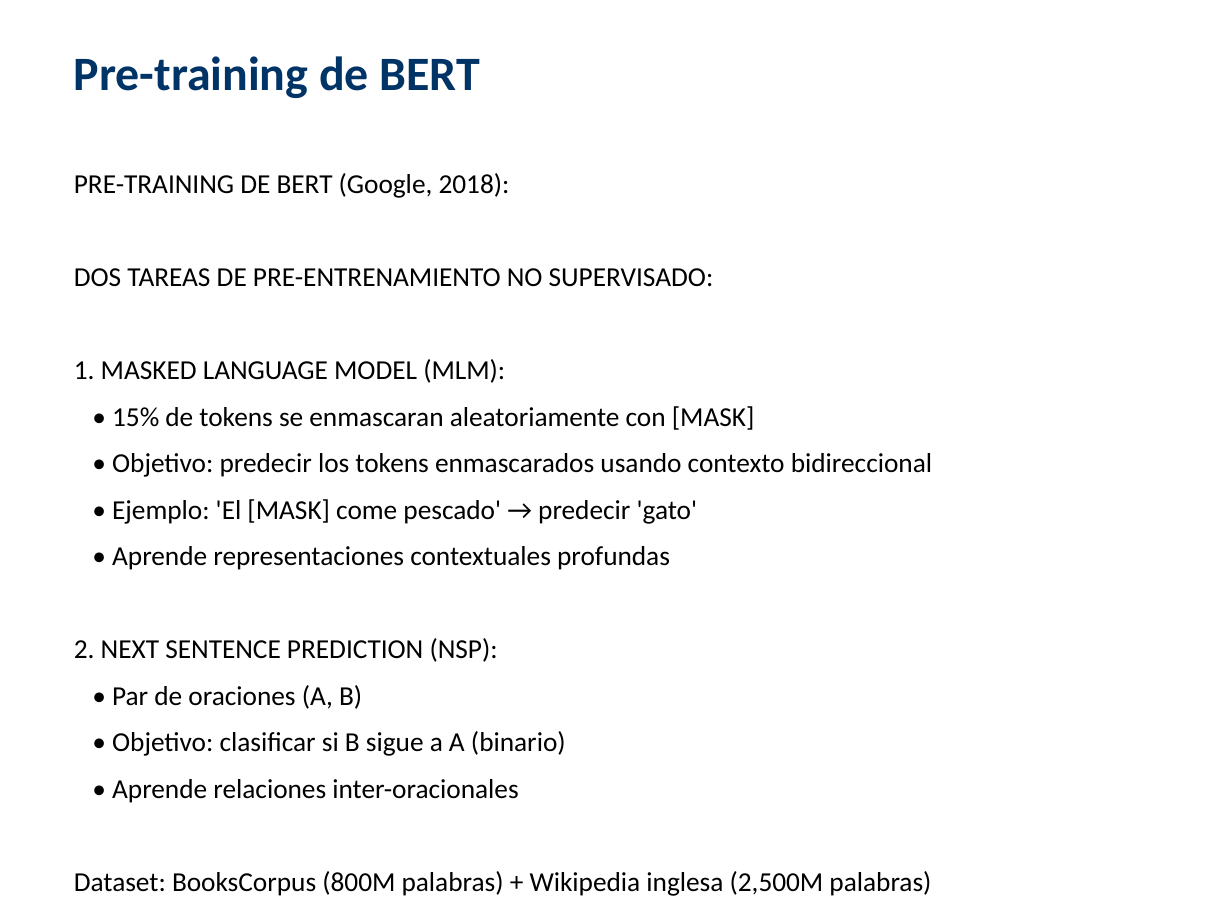
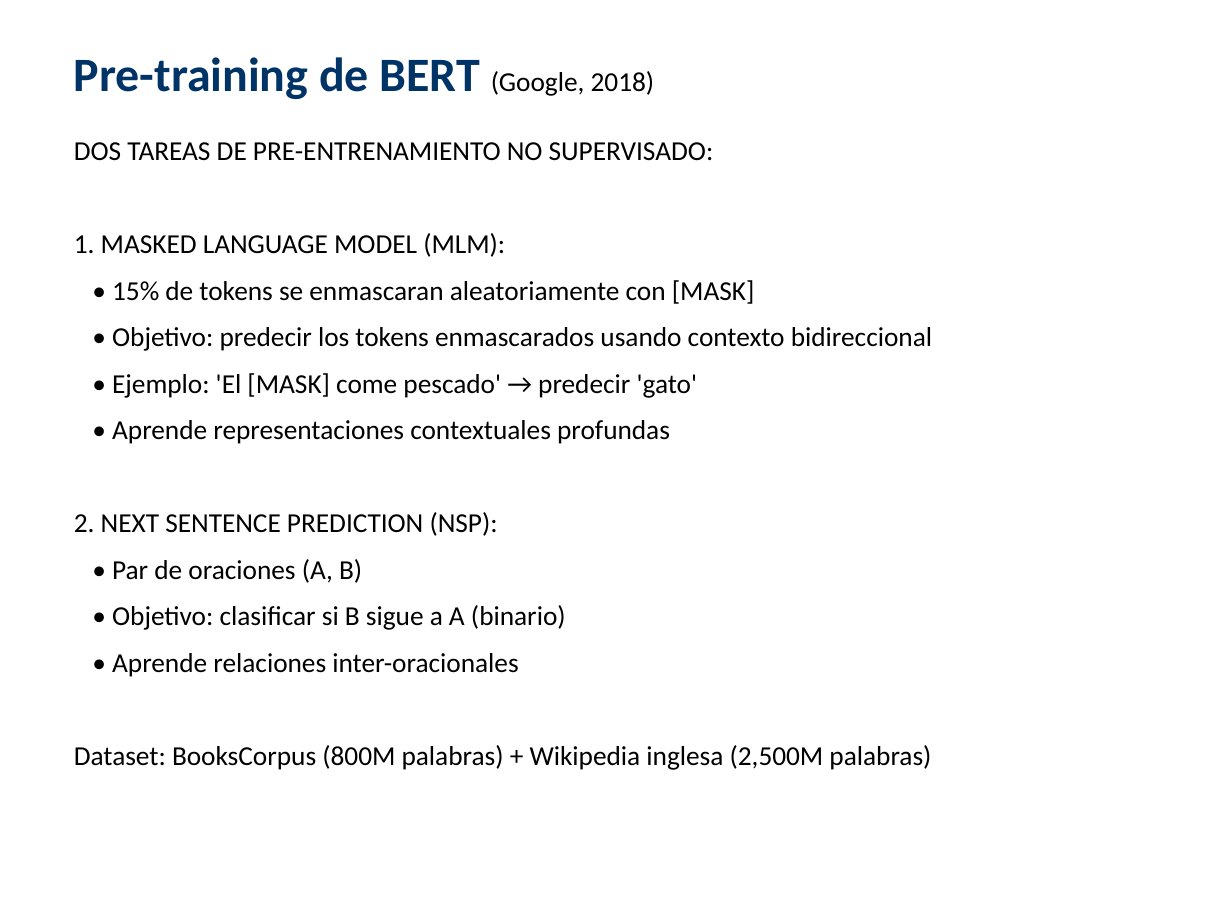
Before and after one commit to aguilarezequiel/stem-review-classifier, a slide deck: slide 13 of docs/Presentacion_Final_Steam_Classifier.pptx. Drawn at 1232x924 pixels with LibreOffice and Linux fonts; fonts in the diff are those of the drawing. Boxes give left, top, right and bottom in pixels: in the first picture for what was removed or moved away, otherwise in the second. Text is boxed around its words. In the diff, an @@ line names an element or a change of style, - is before the commit and + after.

```diff
--- a/docs/Presentacion_Final_Steam_Classifier.pptx
+++ b/docs/Presentacion_Final_Steam_Classifier.pptx
@@ text at (74,57,655,99): text changed @@
-Pre-training de BERT
+Pre-training de BERT (Google, 2018)
@@ text "DOS TAREAS DE PRE-ENTRENAMIENTO NO ...": place and size @@
-text "DOS TAREAS DE PRE-ENTRENAMIENTO NO ..." at (74,173,932,896)
+text "DOS TAREAS DE PRE-ENTRENAMIENTO NO ..." at (74,142,932,770)
@@ text at (74,142,714,161): less space between paragraphs @@
@@ text at (74,173,510,198): paragraph removed @@
-PRE-TRAINING DE BERT (Google, 2018):
```
Also in this commit, not shown: 3 other slides changed.
